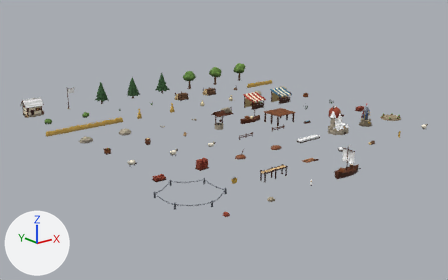
The glTF model public/art/models/village_kit.glb as it was, and as the next commit left it.
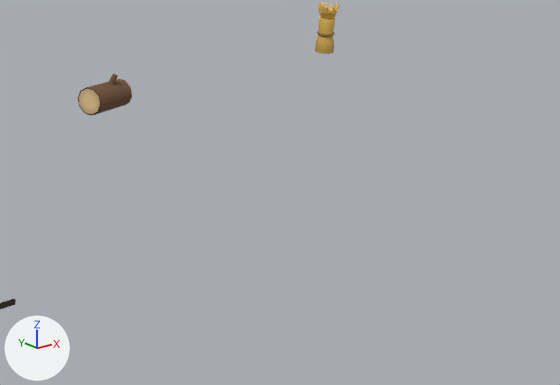
Each version is shown whole from a 50 mm camera at (-9.41, -24.48, 6.72) aimed at (5.06, -6.39, -0.51), then close up on the part from 80% to 96% of the width and 47% to 64% of the height. The axes (+X, +Y, +Z) are drawn at lower left. The lights are the same throughout. The first two pictures are the older version.

In view in the first close-up: 'goods_0', 'goods_1' and 1 more.
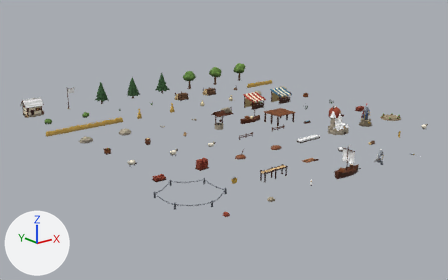
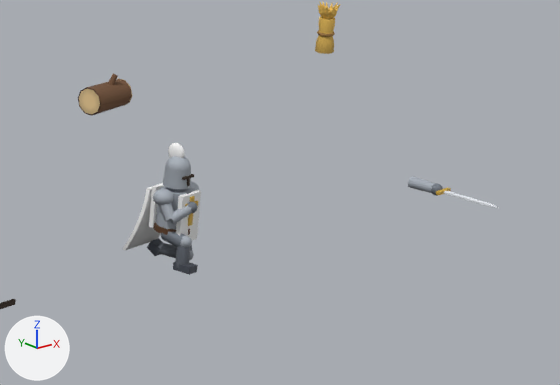
Pixel boxes (x1, y1, x2, y2) of what changed, in the close-ups (560 x 385 px):
'liege', added: after (123, 143, 201, 275)
    faces in mat_m_paint: (147, 156, 199, 275)
    faces in mat_m_roof: (123, 143, 201, 250)
'liegearm', added: after (408, 176, 499, 208)

The change in detail:
Mesh me_liegearm_mesh is new.
It has 103 vertices, 176 faces and spans x -0.039..0.039, y -0.431..0.0, z -0.026..0.026.
It uses material mat_m_paint.
Mesh me_liege_mesh is new.
It has 729 vertices, 1292 faces and spans x -0.122..0.122, y -0.145..0.163, z -0.008..0.497.
Faces by material slot: [1028, 240, 24].
It uses material mat_m_paint.
It uses material mat_m_roof.
It uses material mat_m_dark.
Object 'liegearm' (ob_liegearm) is new; it shows me_liegearm_mesh.
Its location is (8.0, -12.8, 0.0).
Object 'liege' (ob_liege) is new; it shows me_liege_mesh.
Its location is (6.4, -12.8, 0.0).
